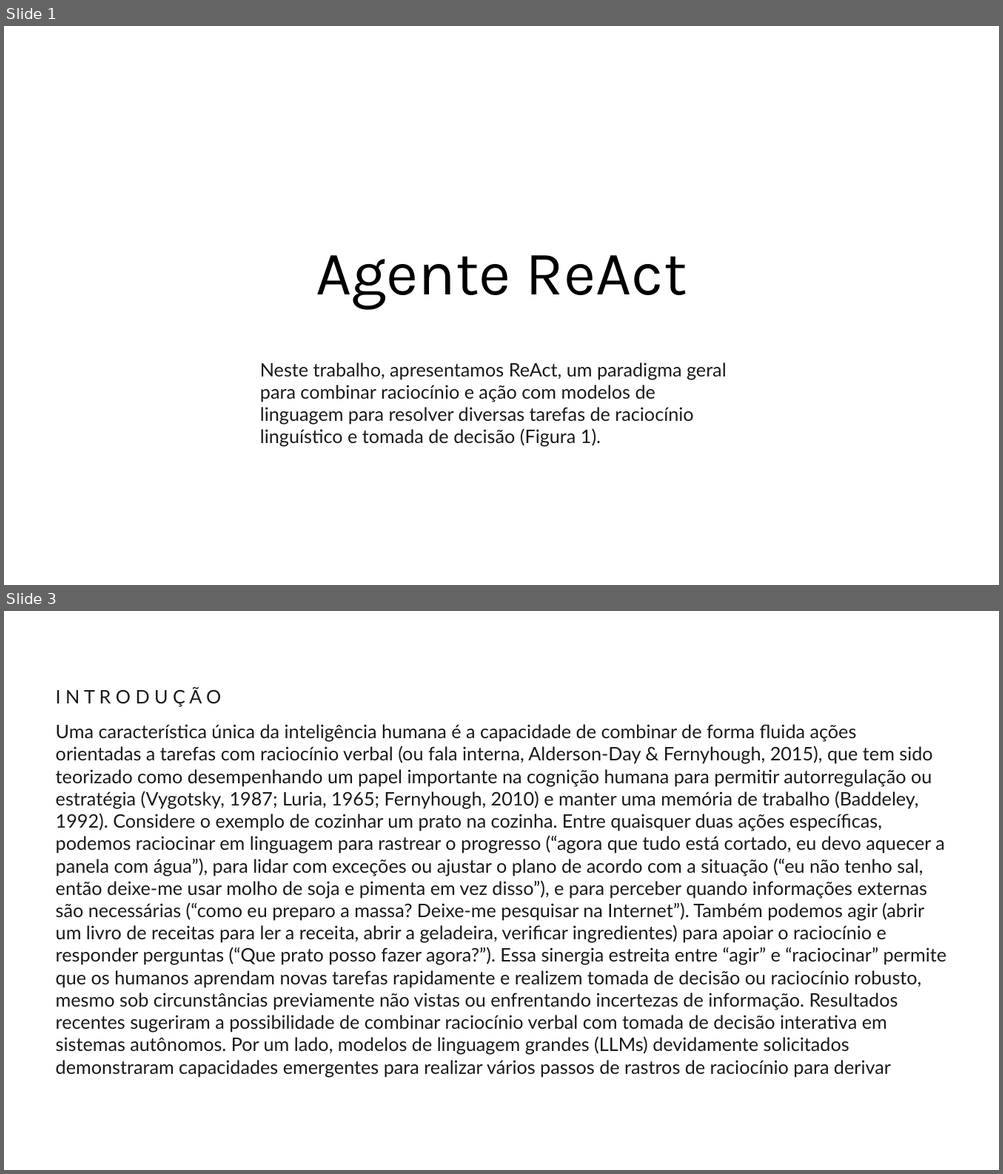
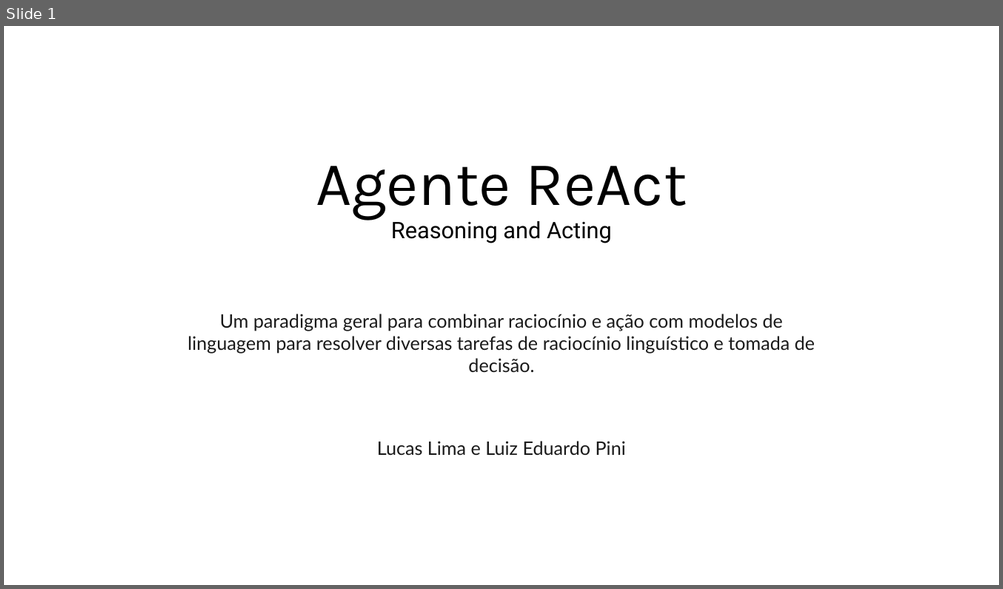
Before and after one commit to luizehp/Agente-ReAct, a slide deck: Agente ReAct.pptx. Shown one above the other, each under a label of ours: slides 1 and 3 before the commit, slide 1 after it; the slides between them are not shown. The pictures are 1003x1174 and 1003x589 pixels, drawn with LibreOffice and Linux fonts; fonts in the diff are those of the drawing. Boxes give left, top, right and bottom in pixels: in the first picture for what was removed or moved away, otherwise in the second. Text is boxed around its words. In the diff, an @@ line names an element or a change of style, - is before the commit and + after.

```diff
--- a/Agente ReAct.pptx
+++ b/Agente ReAct.pptx
@@ slide 3 removed at bbox=[4, 611, 999, 1170], background #FFFFFF @@
@@ text removed at bbox=[56, 688, 947, 1075] @@
-I N T R O D U Ç Ã O
-Uma característica única da inteligência humana é a capacidade de combinar de forma fluida ações orientadas a tarefas com raciocínio verbal (ou fala interna, Alderson-Day & Fernyhough, 2015), que tem sido teorizado como desempenhando um papel importante na cognição humana para permitir autorregulação ou estratégia (Vygotsky, 1987; Luria, 1965; Fernyhough, 2010) e manter uma memória de trabalho (Baddeley, 1992). Considere o exemplo de cozinhar um prato na cozinha. Entre quaisquer duas ações específicas, podemos raciocinar em linguagem para rastrear o progresso (“agora que tudo está cortado, eu devo aquecer a panela com água”), para lidar com exceções ou ajustar o plano de acordo com a situação (“eu não tenho sal, então deixe-me usar molho de soja e pimenta em vez disso”), e para perceber quando informações externas são necessárias (“como eu preparo a massa? Deixe-me pesquisar na Internet”). Também podemos agir (abrir um livro de receitas para ler a receita, abrir a geladeira, verificar ingredientes) para apoiar o raciocínio e responder perguntas (“Que prato posso fazer agora?”). Essa sinergia estreita entre “agir” e “raciocinar” permite que os humanos aprendam novas tarefas rapidamente e realizem tomada de decisão ou raciocínio robusto, mesmo sob circunstâncias previamente não vistas ou enfrentando incertezas de informação. Resultados recentes sugeriram a possibilidade de combinar raciocínio verbal com tomada de decisão interativa em sistemas autônomos. Por um lado, modelos de linguagem grandes (LLMs) devidamente solicitados demonstraram capacidades emergentes para realizar vários passos de rastros de raciocínio para derivar
@@ slide 1 changed as well @@
@@ title at bbox=[316, 166, 687, 244]: text changed; size 60 to 22 pt; font Karla to Roboto @@
-Agente ReAct
+Agente ReAct
+Reasoning and Acting
@@ text at bbox=[188, 314, 814, 354]: text changed @@
-Neste trabalho, apresentamos ReAct, um paradigma geral para combinar raciocínio e ação com modelos de linguagem para resolver diversas tarefas de raciocínio linguístico e tomada de decisão (Figura 1).
+Um paradigma geral para combinar raciocínio e ação com modelos de linguagem para resolver diversas tarefas de raciocínio linguístico e tomada de decisão.
@@ text added at bbox=[377, 441, 626, 456], 18 pt, text #1A1A1A @@
+Lucas Lima e Luiz Eduardo Pini
```
Also in this commit, not shown: 2 other slides changed, 7 slides added, 5 other slides removed.
